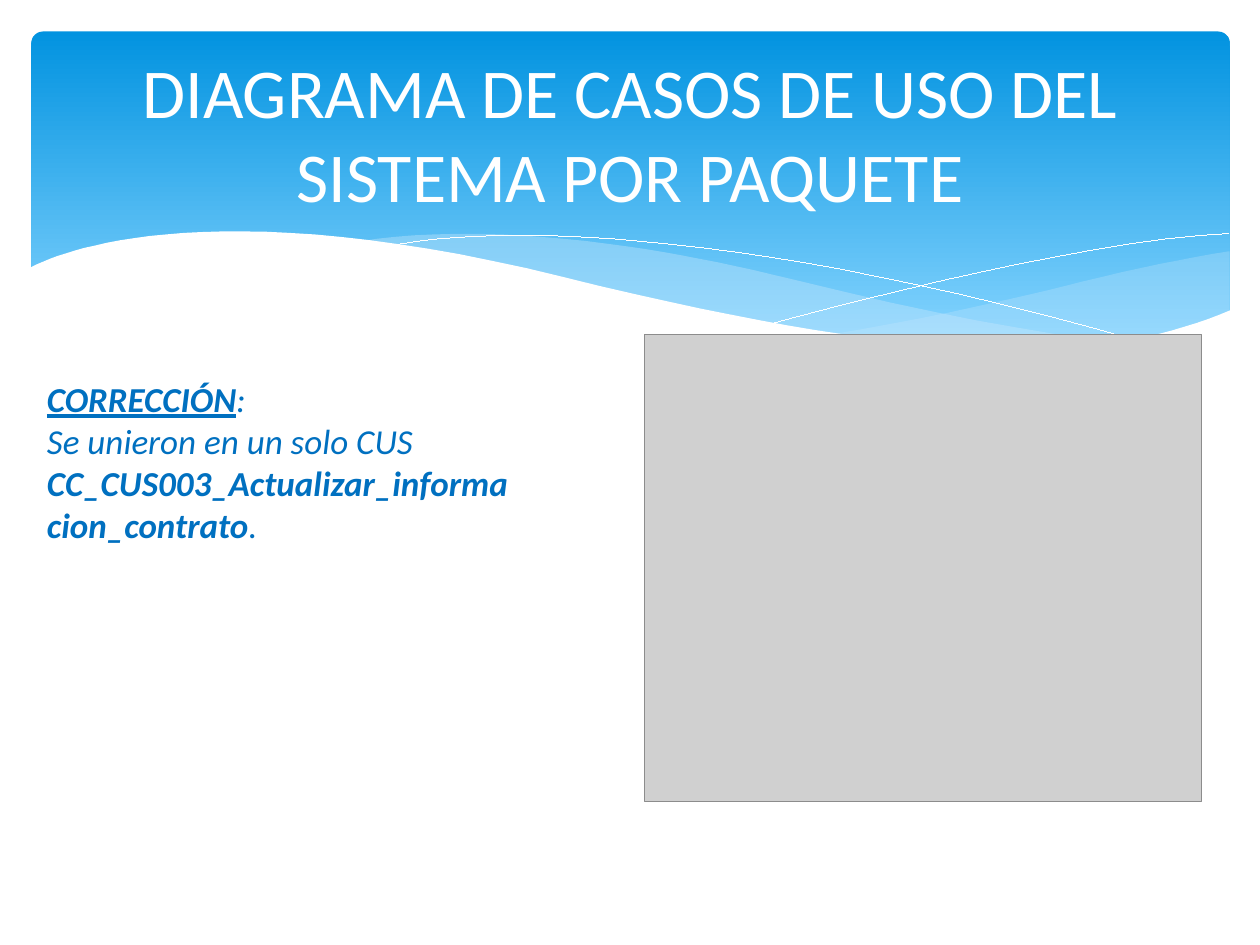
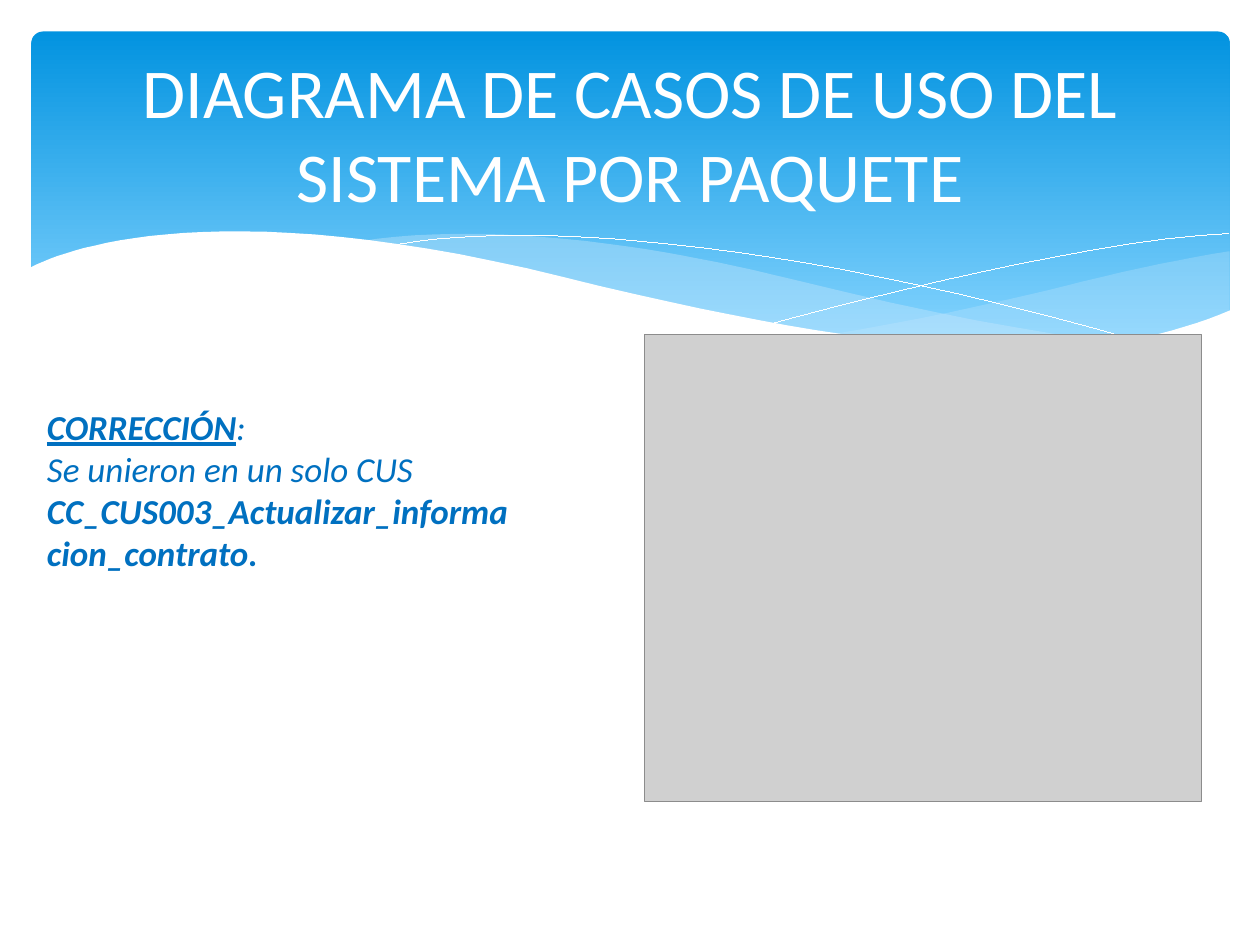
Before and after one commit to orlysemperfi/tp2-contratos-clientes, a slide deck: slide 14 of ITERACION 3/SUB ITERACION 1/PPT SUB-ITERACION I v2.0.pptx. Drawn at 1260x945 pixels with LibreOffice and Linux fonts; fonts in the diff are those of the drawing; grey boxes stand for pictures. Boxes give left, top, right and bottom in pixels: in the first picture for what was removed or moved away, otherwise in the second. Text is boxed around its words. In the diff, an @@ line names an element or a change of style, - is before the commit and + after.

```diff
--- a/ITERACION 3/SUB ITERACION 1/PPT SUB-ITERACION I v2.0.pptx
+++ b/ITERACION 3/SUB ITERACION 1/PPT SUB-ITERACION I v2.0.pptx
@@ text "CORRECCIÓN:": place and size @@
-text "CORRECCIÓN:" at (47,383,508,543)
+text "CORRECCIÓN:" at (47,411,508,571)
@@ text at (47,457,508,571): bold on in "CC_CUS003_Actualizar_informacion_contrato." @@
```
Also in this commit, not shown: 7 other slides changed.
